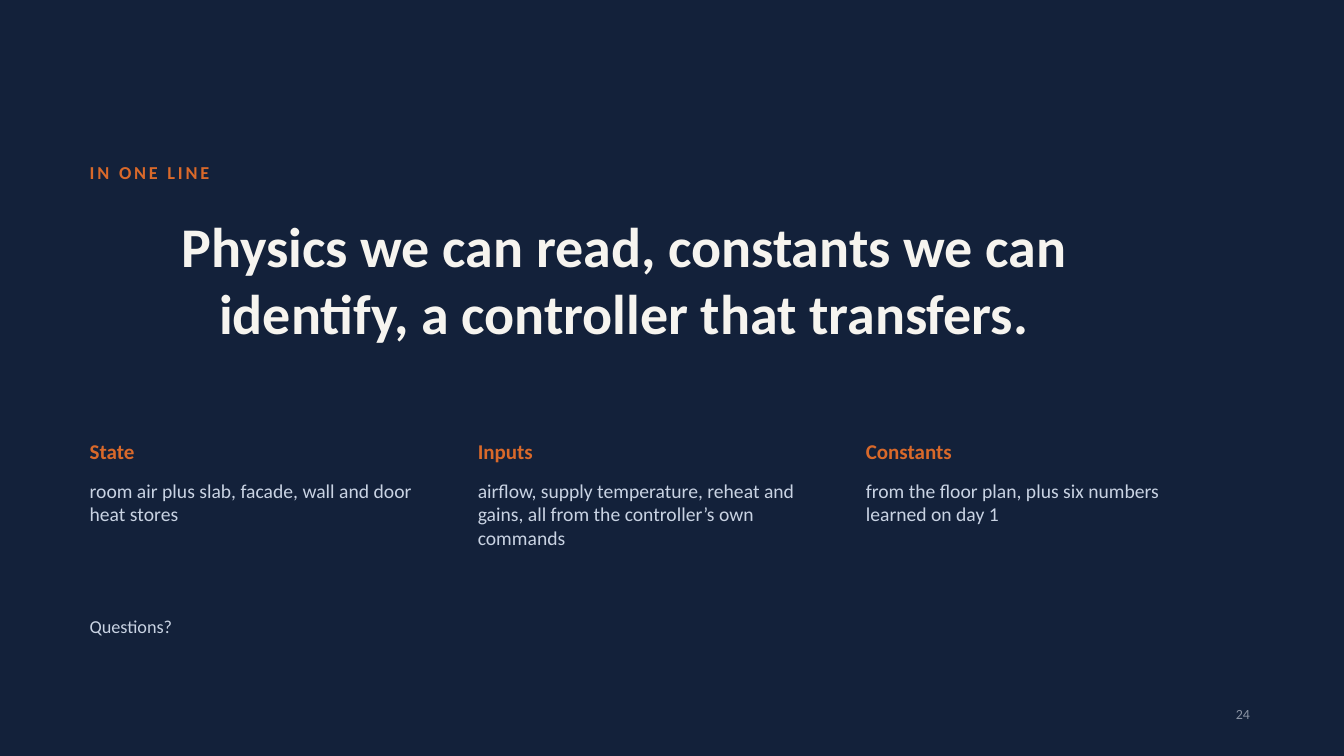
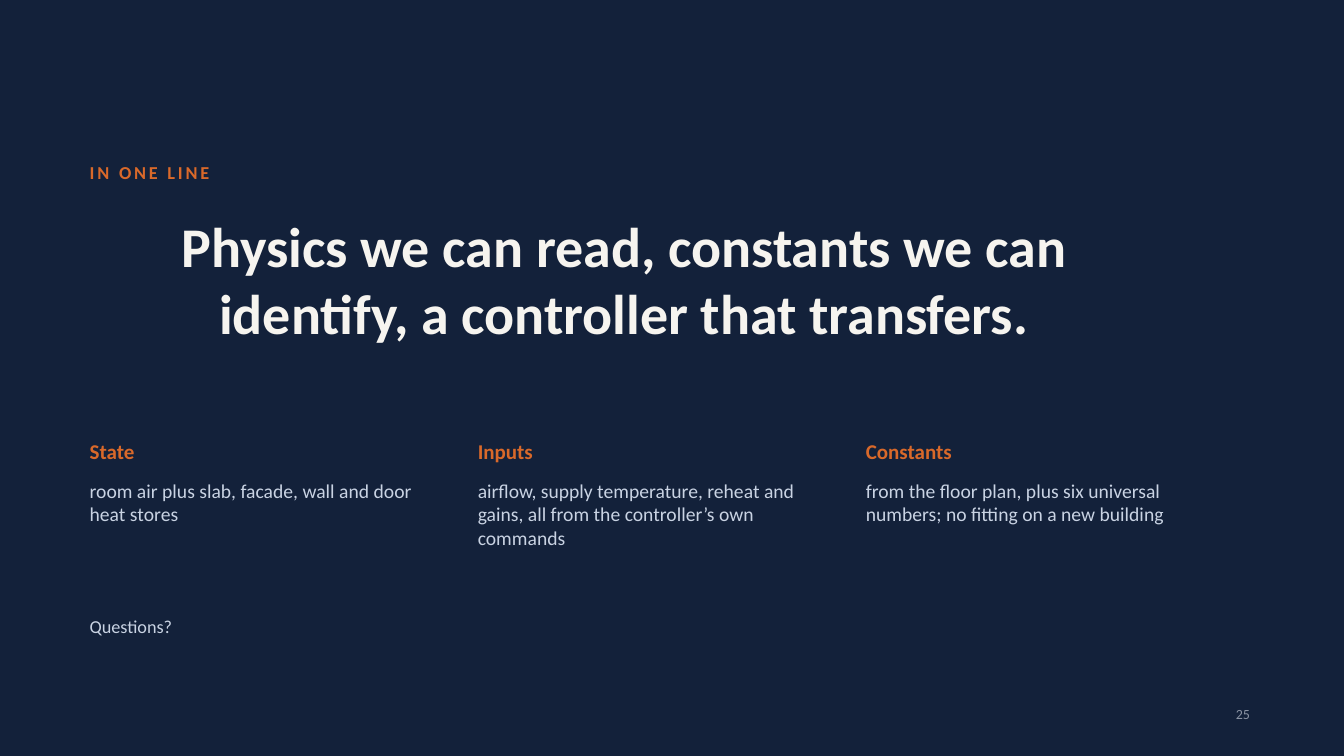
Before and after one commit to srivathsanb14/working-code, a slide deck: slide 25 of docs/One_Controller_for_Every_Building.pptx (slide 24 before the commit). Drawn at 1344x756 pixels with LibreOffice and Linux fonts; fonts in the diff are those of the drawing. Boxes give left, top, right and bottom in pixels: in the first picture for what was removed or moved away, otherwise in the second. Text is boxed around its words. In the diff, an @@ line names an element or a change of style, - is before the commit and + after.

```diff
--- a/docs/One_Controller_for_Every_Building.pptx
+++ b/docs/One_Controller_for_Every_Building.pptx
@@ text at (866, 484, 1164, 525): text changed @@
-from the floor plan, plus six numbers learned on day 1
+from the floor plan, plus six universal numbers; no fitting on a new building
@@ page number at (1236, 710, 1250, 719): text changed @@
-24
+25
```
Also in this commit, not shown: 7 other slides changed, 1 slide added, 15 other files.
